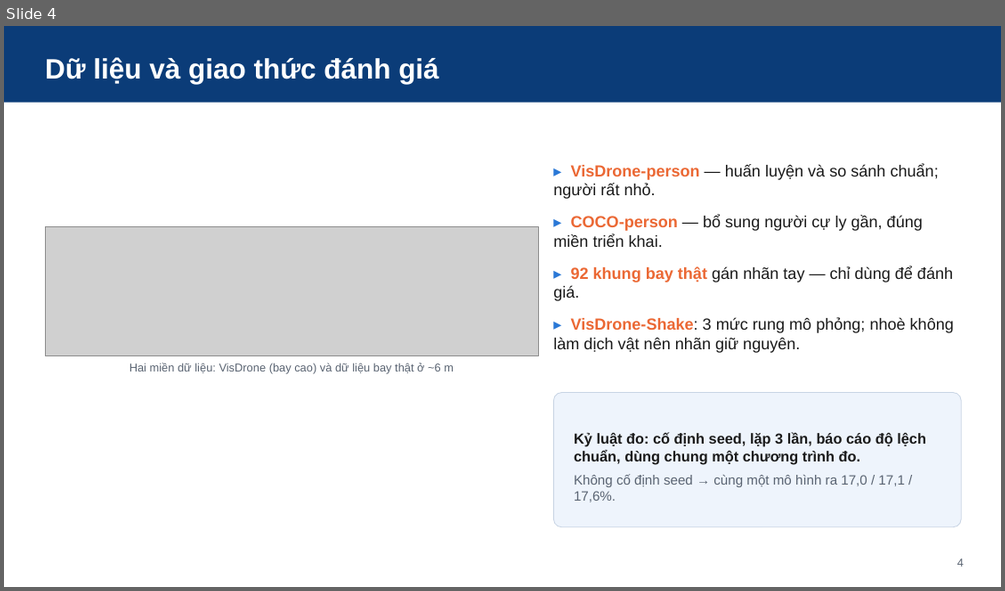
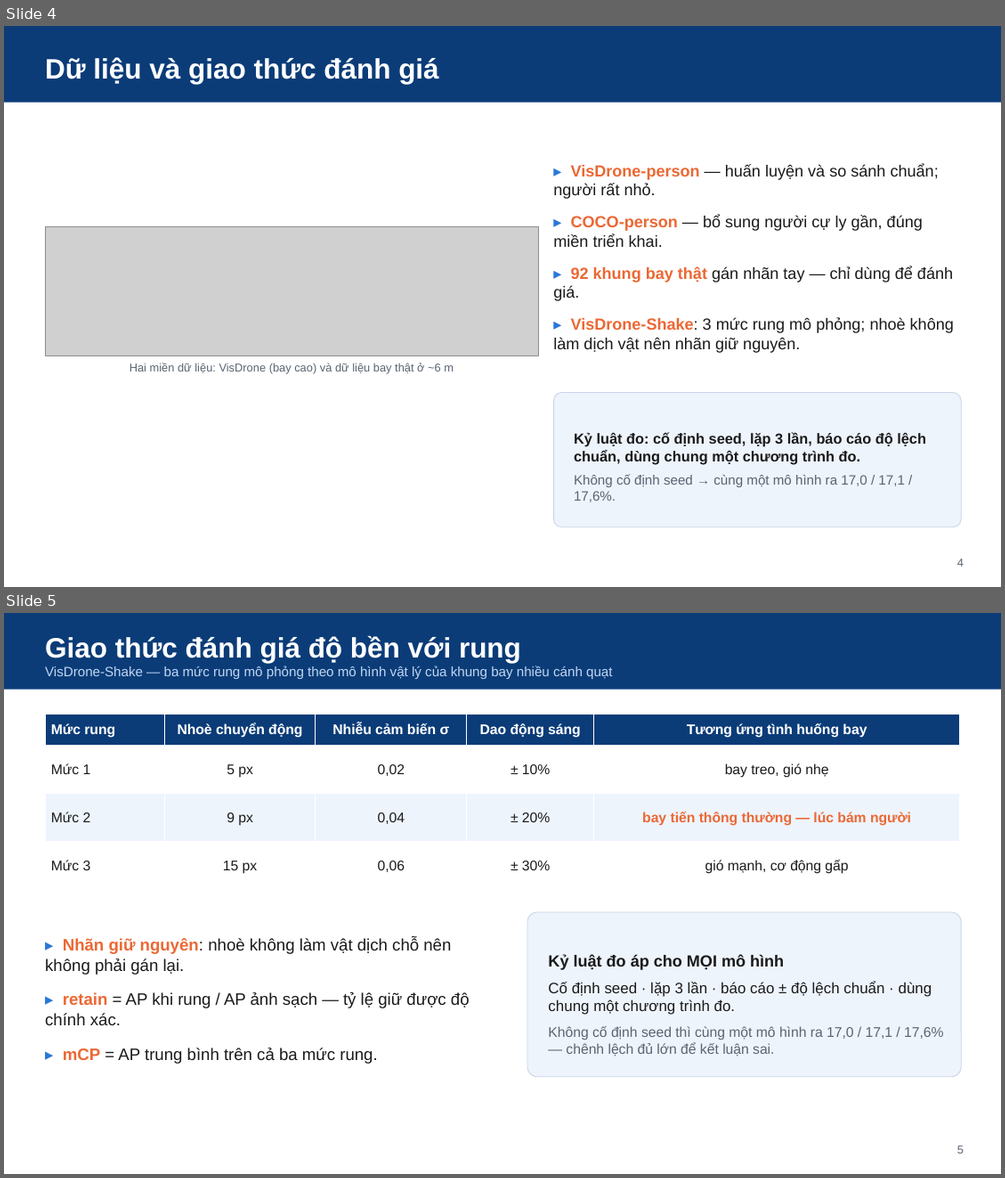
Before and after one commit to NhanHuynh2006/Drone_Following, a slide deck: nckh_SV2026-474/slides/SteadyDet-N_nghiem_thu.pptx. Shown one above the other, each under a label of ours: slide 4 before the commit, slides 4 and 5 after it. The pictures are 1005x591 and 1005x1178 pixels, drawn with LibreOffice and Linux fonts; fonts in the diff are those of the drawing; grey boxes stand for pictures. Boxes give left, top, right and bottom in pixels: in the first picture for what was removed or moved away, otherwise in the second. Text is boxed around its words. In the diff, an @@ line names an element or a change of style, - is before the commit and + after.

```diff
--- a/nckh_SV2026-474/slides/SteadyDet-N_nghiem_thu.pptx
+++ b/nckh_SV2026-474/slides/SteadyDet-N_nghiem_thu.pptx
@@ slide 5 added at [4,613,1001,1174], background #FFFFFF @@
@@ rectangle added at [4,613,1001,690], fill #0B3C78, 13 pt, text #BFD6F2 @@
+Giao thức đánh giá độ bền với rung
+VisDrone-Shake — ba mức rung mô phỏng theo mô hình vật lý của khung bay nhiều cánh quạt
@@ table added at [45,714,960,890], 4 rows, 5 columns @@
+Mức rung | Nhoè chuyển động | Nhiễu cảm biến σ | Dao động sáng | Tương ứng tình huống bay
+Mức 1 | 5 px | 0,02 | ± 10% | bay treo, gió nhẹ
+Mức 2 | 9 px | 0,04 | ± 20% | bay tiến thông thường — lúc bám người
+Mức 3 | 15 px | 0,06 | ± 30% | gió mạnh, cơ động gấp
@@ rounded rectangle added at [527,912,961,1077], fill #EEF4FC, outline #C8D4E4 0.75 pt @@
@@ text added at [45,938,469,1063], 16 pt, text #1A1A1A @@
+▸ Nhãn giữ nguyên: nhoè không làm vật dịch chỗ nên không phải gán lại.
+▸ retain = AP khi rung / AP ảnh sạch — tỷ lệ giữ được độ chính xác.
+▸ mCP = AP trung bình trên cả ba mức rung.
@@ text added at [548,954,943,1056], 13.5 pt, text #1A1A1A @@
+Kỷ luật đo áp cho MỌI mô hình
+Cố định seed · lặp 3 lần · báo cáo ± độ lệch chuẩn · dùng chung một chương trình đo.
+Không cố định seed thì cùng một mô hình ra 17,0 / 17,1 / 17,6% — chênh lệch đủ lớn để kết luận sai.
@@ text added at [957,1145,963,1153], 11 pt, text #5A6472 @@
+5
```
Also in this commit, not shown: 11 slides changed, 6 other slides added, 6 other files.
